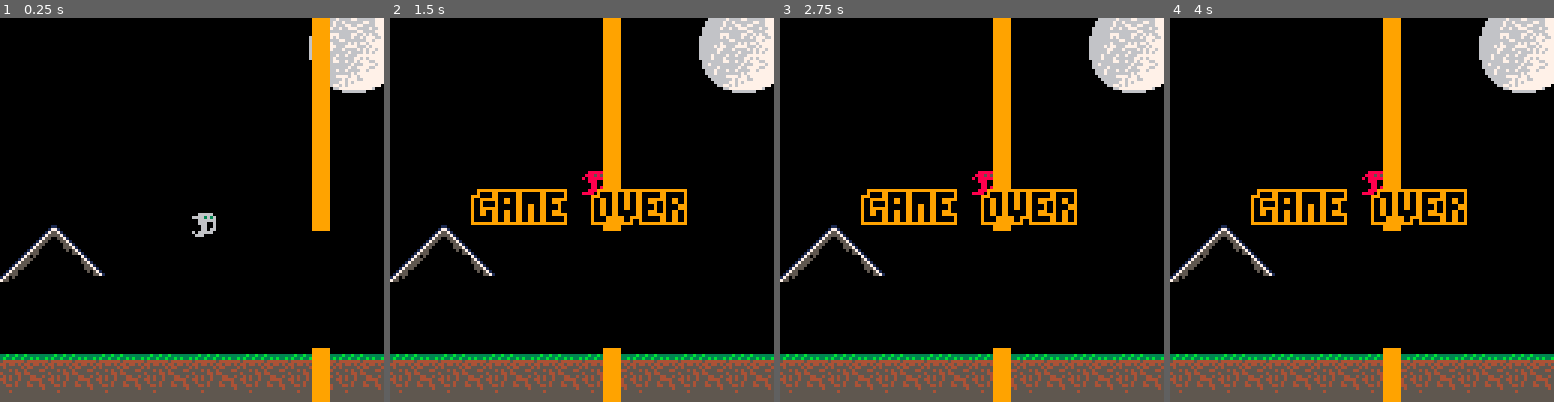
Above: before the commit, frames 1-4 (left to right).
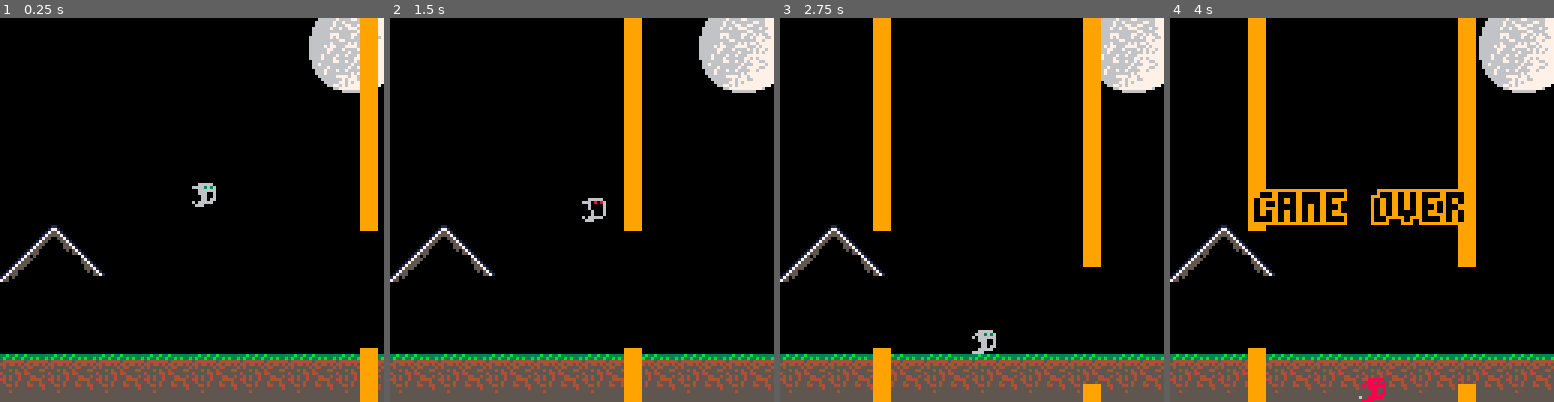
Above: after the commit, the same moments.

Repository: wordsamoment/pico-8
Game: PICO-8 cartridge carts/wordsamoment/flappy-ghost/flappy-ghost.p8
Two runs of this game, one before a commit and one after it. Both use one fixed random seed, a clock stepped at 60 frames per second and the inputs below.
Inputs:
- Up to frame 1 (0.25 s): no input
- Up to frame 2 (1.5 s): tap X (X key) at 0.33, 1.07 s; tap O (Z key) at 0.7 s
- Up to frame 3 (2.75 s): hold Right 1.6-2.1 s; tap O (Z key) at 1.7, 2.1, 2.5 s; tap X (X key) at 1.85 s; hold Up 2.15-2.42 s; hold Right from 2.47 s (still down)
- Up to frame 4 (4 s): tap O (Z key) at 2.9, 3.3, 3.7 s; tap X (X key) at 2.97 s; release Right at 3.03 s; hold Left 3.08-3.58 s; hold Down 3.63-3.97 s

The runs differ from the first frame. In frame 1, 7.0% of the frame differs, in the area x 50-99%, y 0-100%; in frame 2, 8.3%; in frame 3, 12%, in the area x 21-84%, y 0-100%; in frame 4, 9.2%.

Commit message:
mac test screen tearing

Diff:
--- a/carts/wordsamoment/flappy-ghost/flappy-ghost.p8
+++ b/carts/wordsamoment/flappy-ghost/flappy-ghost.p8
@@ -76,12 +76,14 @@
 function isGameOver()
 	for wall in all(WALLS) do
 		if ghostIsWallColliding(wall) then
+			sfx(1)
 			GHOST.current_sprite = 4
 			return true
 		end
 	end
 
 	if ghostIsTouchingFloor() then
+		sfx(1)
 		GHOST.current_sprite = 4
 		return true
 	end
@@ -99,6 +101,7 @@
 end
 
 function ghostJump()
+	GHOST.jump_speed = GAME.speed * 90
 	if btnp(5) then
 		GHOST.vertical_speed = GHOST.jump_speed
 		sfx(0)
@@ -115,6 +118,7 @@
 
 	if TIMER.ghost_invisible_cooldown == 0 then
 		if btnp(4) then
+			sfx(2)
 			TIMER.ghost_invisible = 2
 			GHOST.invisible = true
 			TIMER.ghost_invisible_cooldown = 5
@@ -142,6 +146,7 @@
 	end
 
 	if TIMER.ghost_invisible == 0 then
+		sfx(-2)
 		GHOST.invisible = false
 	end
 
@@ -261,9 +266,9 @@
 -- GAME START -----------------------
 function _init()
 	-- SETUP
-	GAME = { speed = 1.5, wall_gap = 40, max_walls = 2, over = false }
+	GAME = { speed = 0.5, wall_gap = 40, max_walls = 2, over = false }
 	WORLD = { ceiling = 0, floor = 127 }
-	GHOST = { x = 64, y = 50, size = 8, current_sprite = 0, vertical_speed = 0, jump_speed = GAME.speed * 100, active_sprite_sheet = 0, jumping = false, invisible = false }
+	GHOST = { x = 64, y = 50, size = 8, current_sprite = 0, vertical_speed = 0, jump_speed = GAME.speed * 90, active_sprite_sheet = 0, jumping = false, invisible = false }
 	GHOST_PARTICLES = {}
 	WALLS = {}
 	poke(0x5f5c, 255)
@@ -282,6 +287,12 @@
 		ghostCalculateAnimation()
 		wallCalculateBehavior()
 		GAME.over = isGameOver()
+	end
+
+	if GAME.speed < 1.5 then
+		GAME.speed += 0.001
+	else
+		GAME.speed = 1.5
 	end
 end
 
Not shown, changed: the sound effects (__sfx__) section of carts/wordsamoment/flappy-ghost/flappy-ghost.p8
